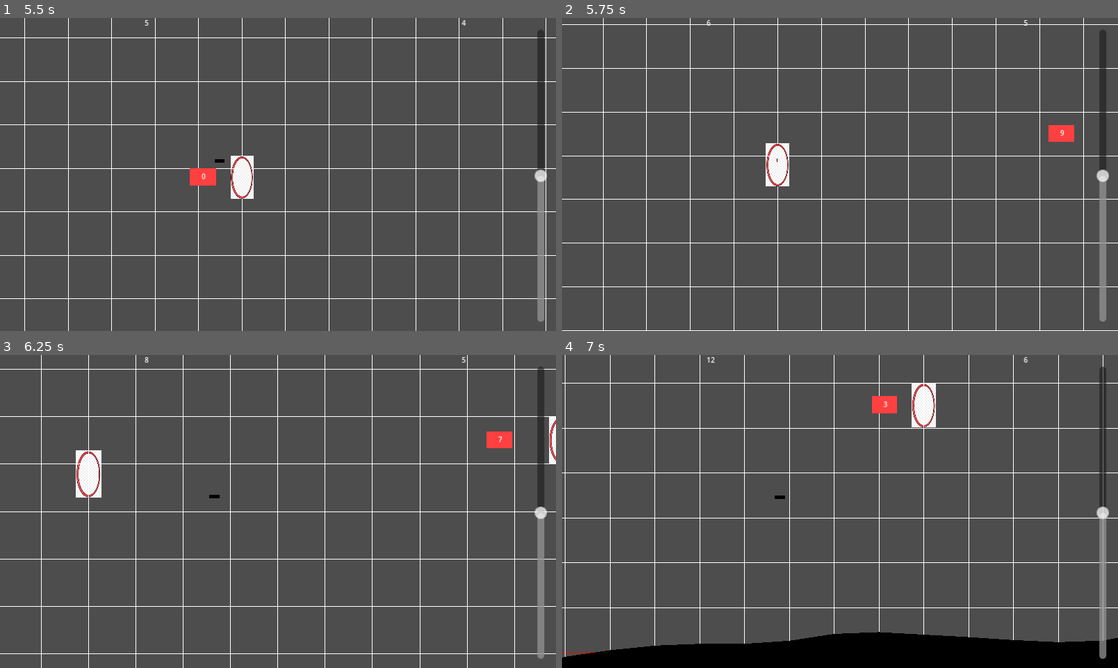
Above: before the commit, frames 1-4 (two rows, left to right).
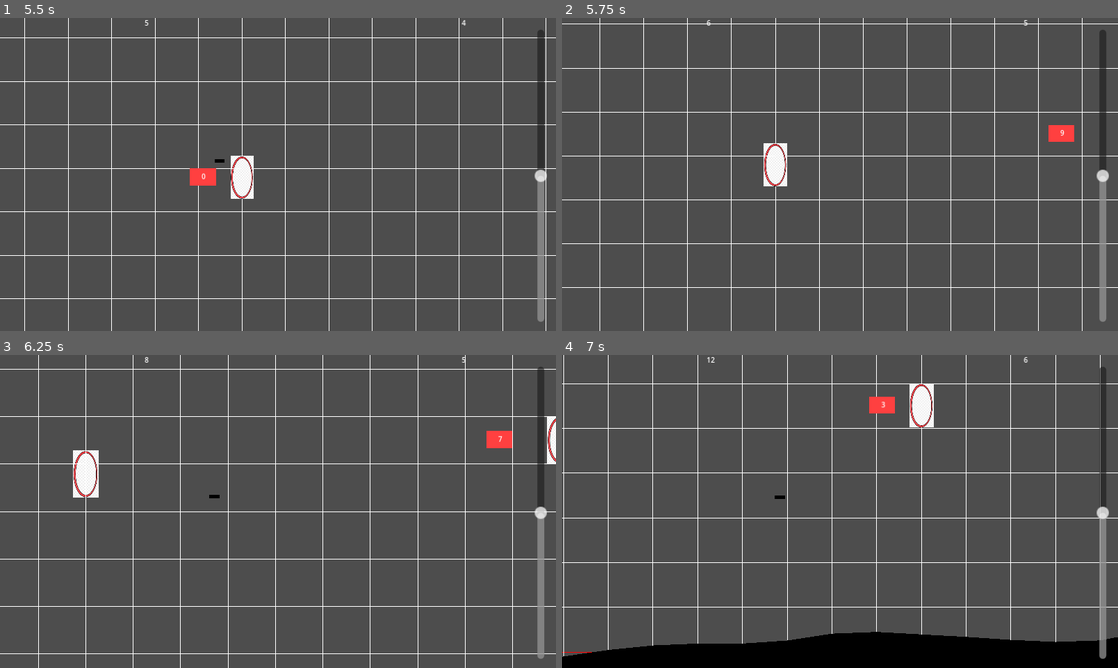
Above: after the commit, the same moments.

Repository: DvirKomlosh/glider
Game: Godot game, scene res://Scences/Main.tscn
Two runs of this game, one before a commit and one after it. Both use one fixed random seed, a clock stepped at 60 frames per second and the inputs below.
Inputs:
- Up to frame 1 (5.5 s): tap Space at 0.77, 1.52, 3.02, 3.77, 4.52 s
- Up to frame 2 (5.75 s): no input
- Up to frame 3 (6.25 s): tap Space at 6.02 s
- Up to frame 4 (7 s): tap Space at 6.77 s

Frame 1 is identical in both runs. In frame 2, 5.1% of the frame differs, in the area x 0-100%, y 0-100%; in frame 3, 3.2%; in frame 4, 4.2%.

Commit message:
fixed active ring bug (hopfully)?

Diff:
--- a/Scences/Main.tscn
+++ b/Scences/Main.tscn
@@ -2,9 +2,9 @@
 
 [ext_resource type="Script" path="res://Scripts/Main.gd" id="1_2ayxk"]
 [ext_resource type="PackedScene" uid="uid://dosackr3aogrr" path="res://Scences/glider.tscn" id="1_mtst1"]
-[ext_resource type="Script" path="res://Scences/environment.gd" id="3_deydf"]
+[ext_resource type="Script" path="res://Scripts/environment.gd" id="3_deydf"]
 [ext_resource type="Script" path="res://Scripts/Rings.gd" id="3_n4ehn"]
-[ext_resource type="Script" path="res://Scences/walls.gd" id="4_m5oe5"]
+[ext_resource type="Script" path="res://Scripts/walls.gd" id="4_m5oe5"]
 
 [node name="Main" type="Node2D"]
 script = ExtResource("1_2ayxk")
--- a/Scences/Ring.tscn
+++ b/Scences/Ring.tscn
@@ -1,17 +1,16 @@
-[gd_scene load_steps=8 format=3 uid="uid://ryby62sdmkgt"]
+[gd_scene load_steps=7 format=3 uid="uid://ryby62sdmkgt"]
 
 [ext_resource type="Texture2D" uid="uid://cjps34wyoyujf" path="res://Assets/hoop.png" id="1_hybc7"]
 [ext_resource type="Script" path="res://Scripts/Ring.gd" id="1_sas4b"]
-[ext_resource type="Script" path="res://Scences/ring_indicator.gd" id="3_07uct"]
 
-[sub_resource type="SegmentShape2D" id="SegmentShape2D_lefqb"]
-b = Vector2(0, -10000)
+[sub_resource type="RectangleShape2D" id="RectangleShape2D_l1oph"]
+size = Vector2(50, 10000)
 
-[sub_resource type="SegmentShape2D" id="SegmentShape2D_owivs"]
-b = Vector2(0, 10000)
+[sub_resource type="RectangleShape2D" id="RectangleShape2D_ukfnb"]
+size = Vector2(50, 10000)
 
 [sub_resource type="RectangleShape2D" id="RectangleShape2D_s8l7c"]
-size = Vector2(8, 142)
+size = Vector2(25, 142)
 
 [sub_resource type="RectangleShape2D" id="RectangleShape2D_4shaa"]
 size = Vector2(30.3425, 7)
@@ -37,16 +36,17 @@
 [node name="UnderOver" type="Area2D" parent="."]
 
 [node name="Under" type="CollisionShape2D" parent="UnderOver"]
-position = Vector2(0, -80)
-shape = SubResource("SegmentShape2D_lefqb")
+position = Vector2(0, -5080)
+shape = SubResource("RectangleShape2D_l1oph")
 
 [node name="Over" type="CollisionShape2D" parent="UnderOver"]
-position = Vector2(0, 80)
-shape = SubResource("SegmentShape2D_owivs")
+position = Vector2(0, 5080)
+shape = SubResource("RectangleShape2D_ukfnb")
 
 [node name="Middle" type="Area2D" parent="."]
 
 [node name="CollisionShape2D" type="CollisionShape2D" parent="Middle"]
+position = Vector2(0, -0.333333)
 shape = SubResource("RectangleShape2D_s8l7c")
 
 [node name="RingCollidors" type="StaticBody2D" parent="."]
@@ -67,7 +67,6 @@
 offset_right = -173.0
 offset_bottom = 13.0
 color = Color(1, 0.25, 0.25, 1)
-script = ExtResource("3_07uct")
 
 [node name="RingDistance" type="Label" parent="CanvasLayer/RingIndicator"]
 layout_mode = 0
--- a/Scences/Wall.tscn
+++ b/Scences/Wall.tscn
@@ -1,6 +1,6 @@
 [gd_scene load_steps=2 format=3 uid="uid://dc345tcvjftm1"]
 
-[ext_resource type="Script" path="res://Scences/wall.gd" id="1_8q8g1"]
+[ext_resource type="Script" path="res://Scripts/wall.gd" id="1_8q8g1"]
 
 [node name="Wall" type="Node2D"]
 script = ExtResource("1_8q8g1")
--- a/Scences/ring_indicator.gd
+++ /dev/null
@@ -1,18 +0,0 @@
-extends ColorRect
-
-var x_margin_size = 100
-var y_margin_size = 10
-
-# Called every frame. 'delta' is the elapsed time since the previous frame.
-func _process(delta: float) -> void:
-	pass
-
-func nan():
-	var parent_pos = get_node("../..").get_global_transform_with_canvas().origin
-	var vp_size = get_viewport_rect().size
-
-	var pos = Vector2(parent_pos.x - 120, parent_pos.y - 20)
-
-	pos.x = clamp(pos.x, -100, vp_size.x - size.x - x_margin_size)
-	pos.y = clamp(pos.y, y_margin_size , vp_size.y - size.y - y_margin_size)
-	position = pos
--- a/Scripts/Ring.gd
+++ b/Scripts/Ring.gd
@@ -44,7 +44,7 @@
 	indicator.size.y = int(base_size.y * scalar)
 
 
-	if distance > 100 or distance < 0:
-		indicator.visible = false
+	#if distance > 100 or distance < 0:
+		#indicator.visible = false
 
 	indicator_label.text = str(distance)
--- a/Scripts/Rings.gd
+++ b/Scripts/Rings.gd
@@ -13,21 +13,33 @@
 	for ring in get_children():
 		ring.in_hoop.connect(send_in_hoop)
 
+func print_rings_poses(rings):
+	var posits = []
+	for ring in rings:
+		posits.append(ring.position.x)
+	print(posits)
+
 func send_in_hoop():
 	active_rings[0].unset_indicator()
 	active_rings.remove_at(0)
 	in_hoop.emit()
-
+	print("[in ]: active rings")
+	print_rings_poses(active_rings)
+	print("[in ]: glider", $"../../Glider".global_position)
 
 func send_out_hoop():
 	active_rings[0].unset_indicator()
 	active_rings.remove_at(0)
+	print("[out]: active rings")
+	print_rings_poses(active_rings)
+	print("[out]: glider", $"../../Glider".global_position)
+
 
 
 func _process(delta):
 	var glider_position = $"../../Glider".global_position
 
-	if len(rings) > 0:
+	if len(active_rings) > 0:
 		active_rings[0].set_indicator(glider_position)
 
 
@@ -47,6 +59,9 @@
 	rings.append(new_ring)
 	active_rings.append(new_ring)
 
+	print("[add]: active rings")
+	print_rings_poses(active_rings)
+
 
 func remove_rings(x_position):
 	'''
Renamed: Scences/environment.gd -> Scripts/environment.gd
Renamed: Scences/wall.gd -> Scripts/wall.gd
Renamed: Scences/walls.gd -> Scripts/walls.gd
Not shown, changed: export_presets.cfg
